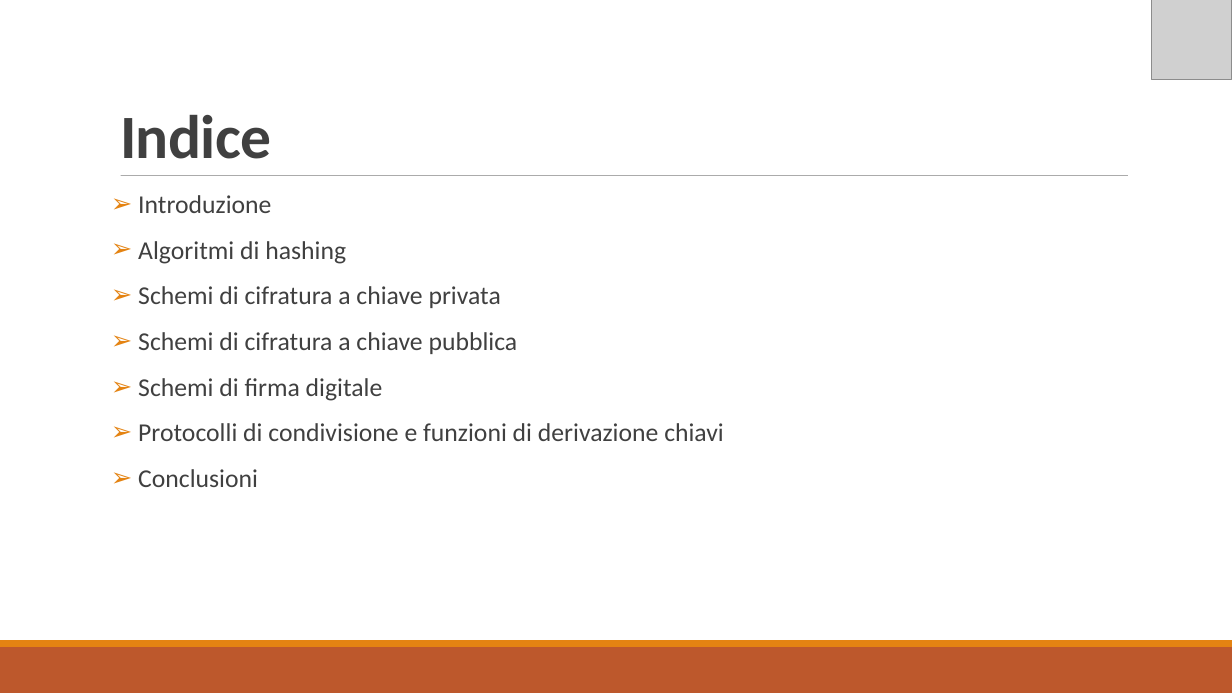
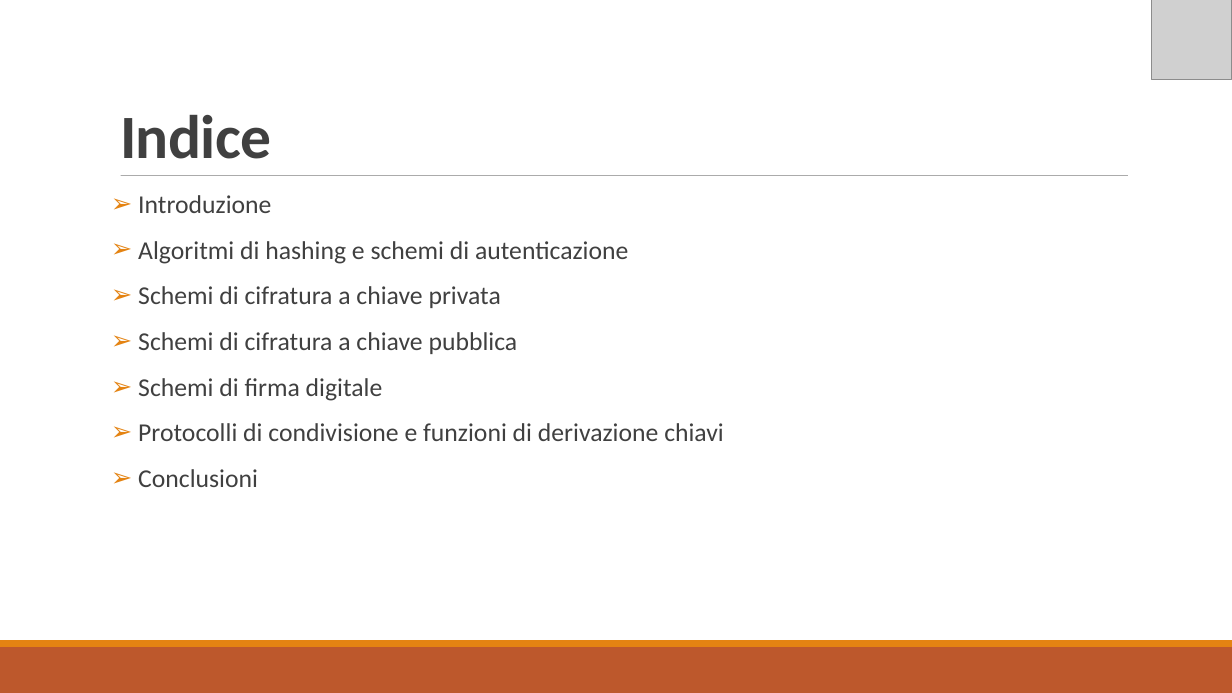
Before and after one commit to MickTK/ElaboratoFinale, a slide deck: slide 2 of Presentazione/Presentazione.odp. Drawn at 1232x693 pixels with LibreOffice and Linux fonts; fonts in the diff are those of the drawing; grey boxes stand for pictures. Boxes give left, top, right and bottom in pixels: in the first picture for what was removed or moved away, otherwise in the second. Text is boxed around its words. In the diff, an @@ line names an element or a change of style, - is before the commit and + after.

```diff
--- a/Presentazione/Presentazione.odp
+++ b/Presentazione/Presentazione.odp
@@ text at (138, 241, 628, 264): text changed @@
-➢ Algoritmi di hashing
+➢ Algoritmi di hashing e schemi di autenticazione
```
Also in this commit, not shown: 8 other slides changed, 1 slide added, 7 slides removed, 7 other files.
